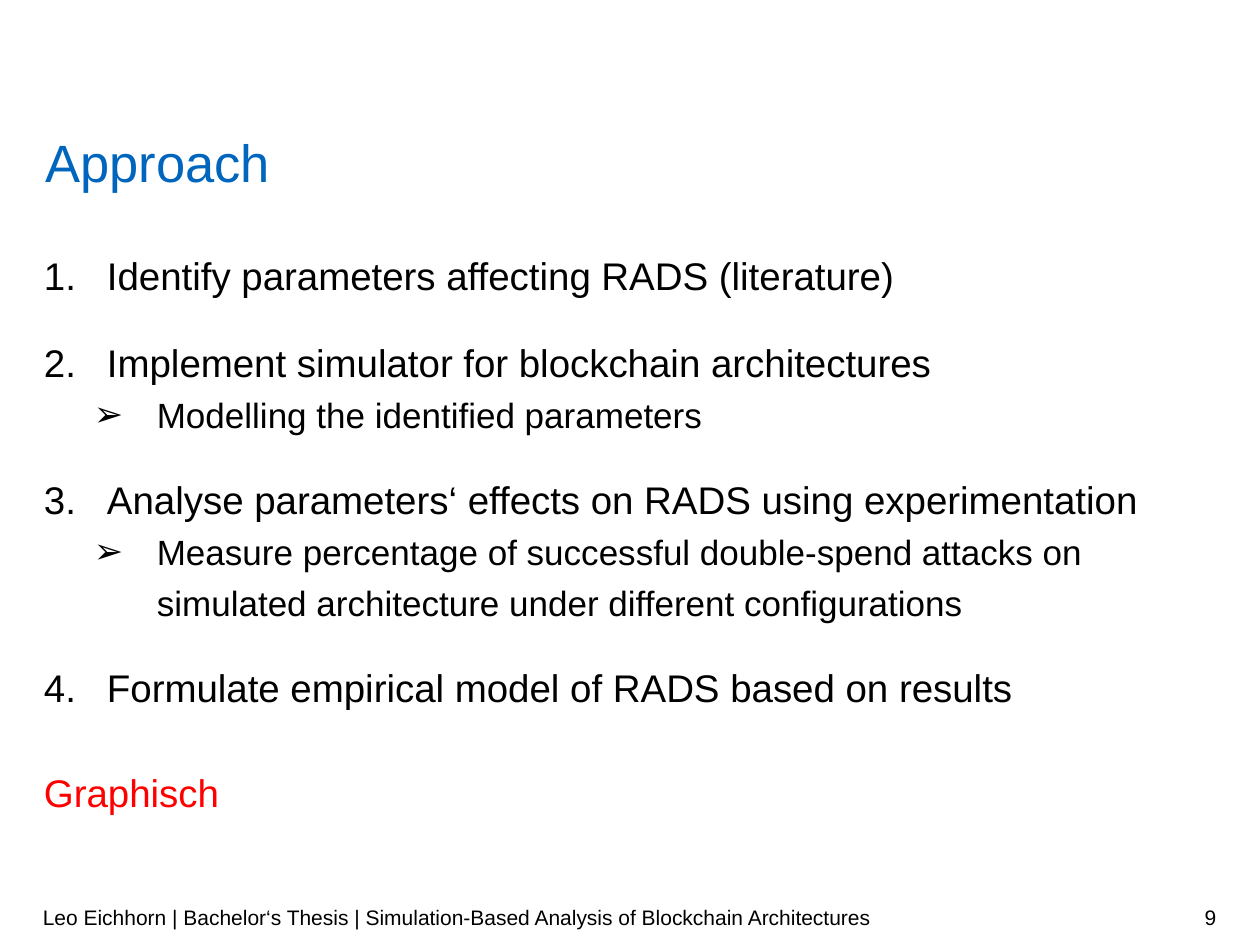
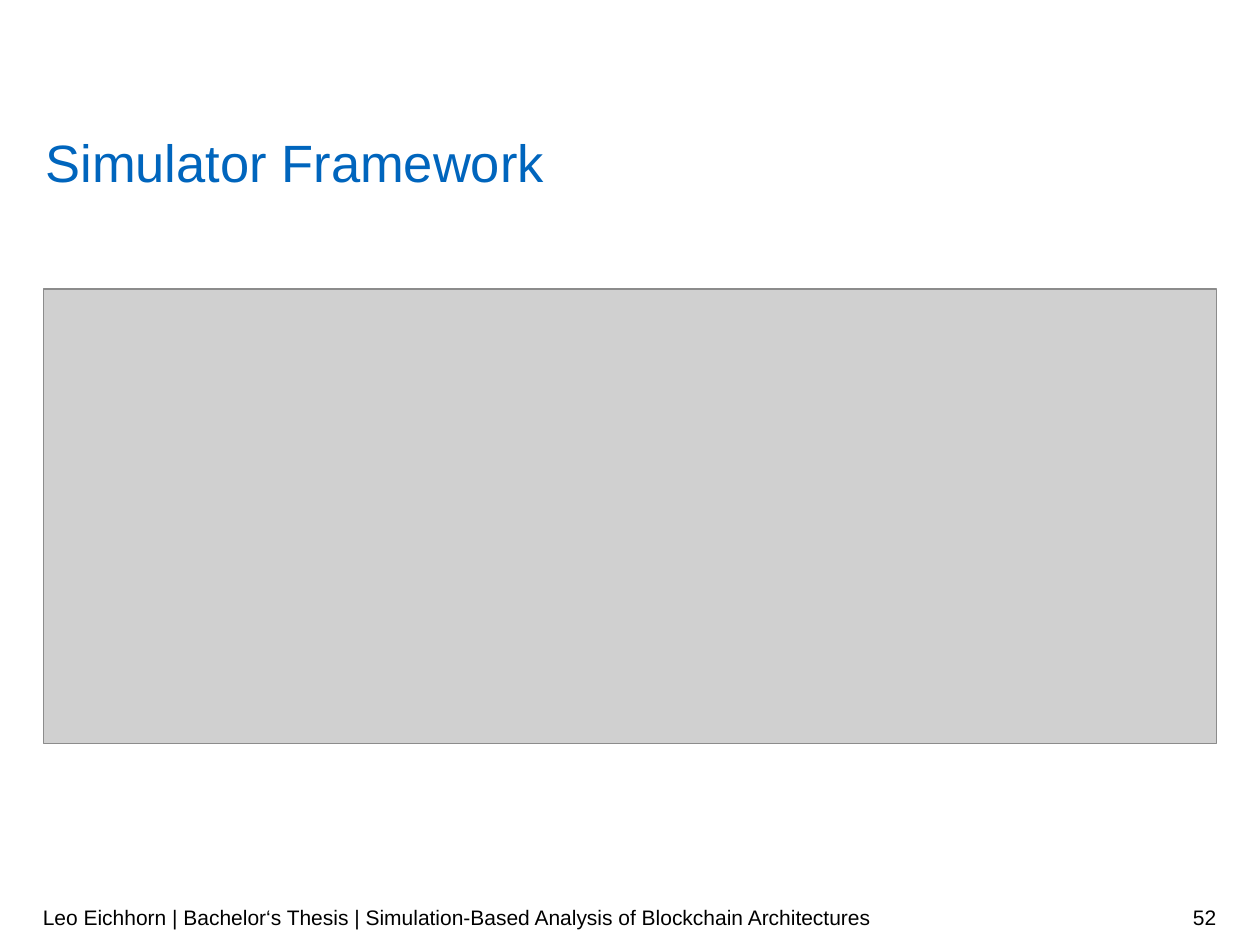
Before and after one commit to LeoEichhorn/Blockchain, a slide deck: slide 52 of Presentation/Blockchain.pptx (slide 9 before the commit). Drawn at 1260x945 pixels with LibreOffice and Linux fonts; fonts in the diff are those of the drawing; grey boxes stand for pictures; background and template pictures are left out. Boxes give left, top, right and bottom in pixels: in the first picture for what was removed or moved away, otherwise in the second. Text is boxed around its words. In the diff, an @@ line names an element or a change of style, - is before the commit and + after.

Commit message:
presentation

```diff
--- a/Presentation/Blockchain.pptx
+++ b/Presentation/Blockchain.pptx
@@ title at [45, 144, 544, 183]: text changed @@
-Approach
+Simulator Framework
@@ text removed at [44, 262, 1137, 815] @@
-  1. Identify parameters affecting RADS (literature)
-  2. Implement simulator for blockchain architectures
-      ➢ Modelling the identified parameters
-  3. Analyse parameters‘ effects on RADS using experimentation
-      ➢ Measure percentage of successful double-spend attacks on simulated architecture under different configurations
-  4. Formulate empirical model of RADS based on results
-Graphisch
@@ picture added at [44, 289, 1217, 743] @@
@@ page number at [1193, 910, 1216, 926]: text changed @@
-9
+52
```
Also in this commit, not shown: 8 other slides changed, 27 slides added, 34 other files.
